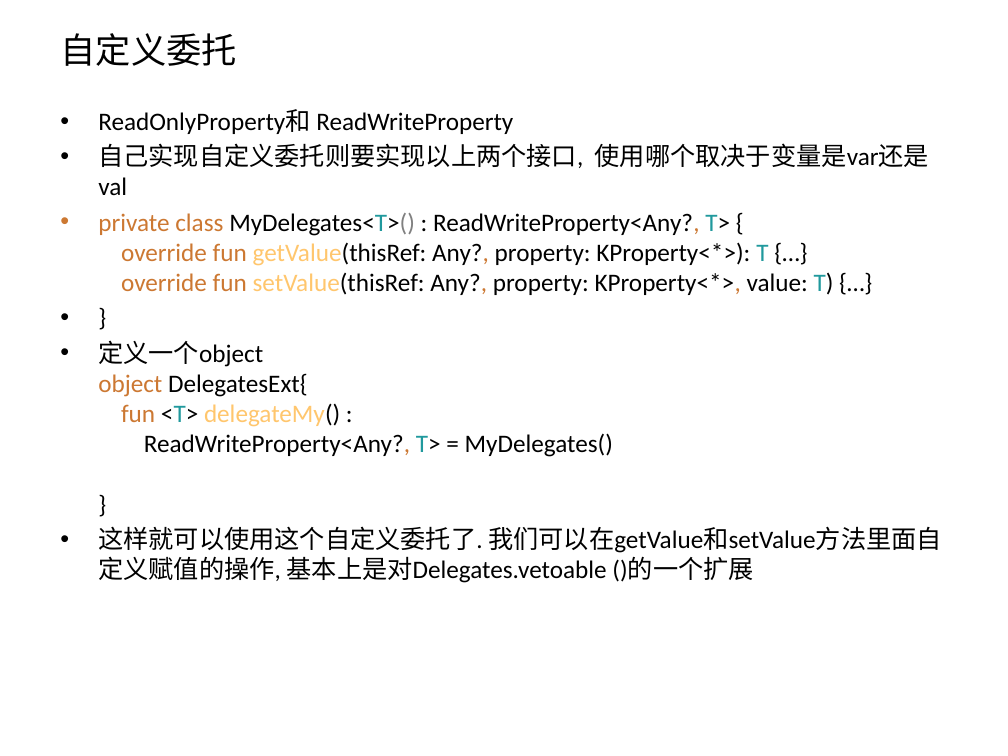
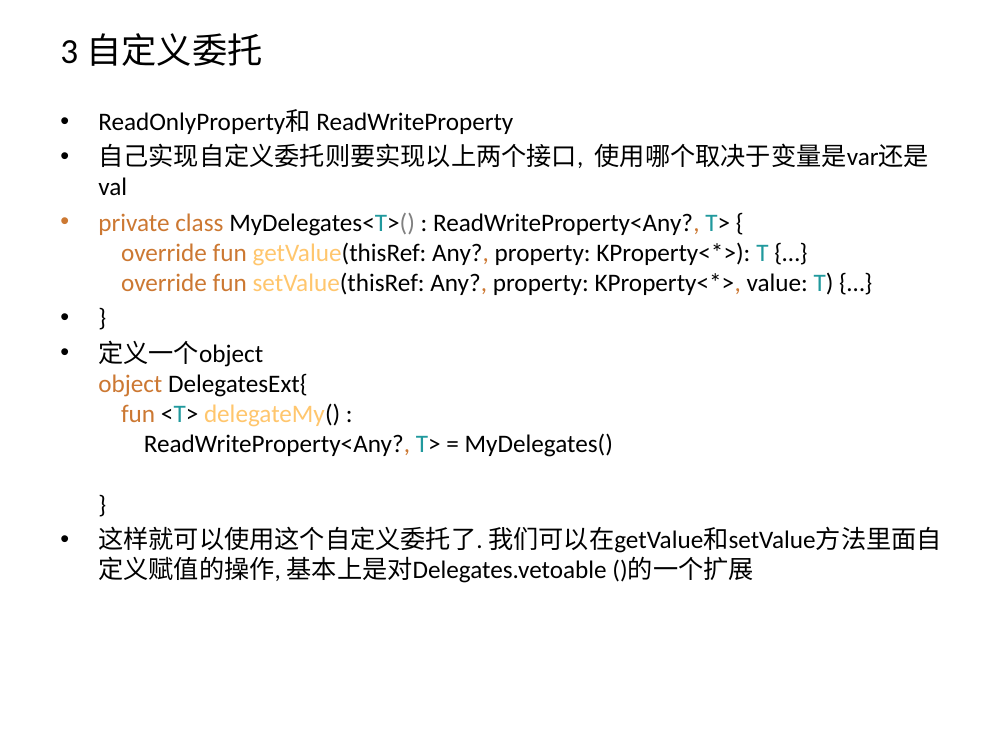
Before and after one commit to zxf2871/KotlinStudy, a slide deck: slide 32 of Kotlin初探.pptx (slide 31 before the commit). Drawn at 1008x756 pixels with LibreOffice and Linux fonts; fonts in the diff are those of the drawing. Boxes give left, top, right and bottom in pixels: in the first picture for what was removed or moved away, otherwise in the second. Text is boxed around its words. In the diff, an @@ line names an element or a change of style, - is before the commit and + after.

```diff
--- a/Kotlin初探.pptx
+++ b/Kotlin初探.pptx
@@ title at (60, 33, 262, 66): text changed @@
-自定义委托
+3 自定义委托
```
Also in this commit, not shown: 11 other slides changed, 4 slides added, 1 slide removed, 1 other file.
